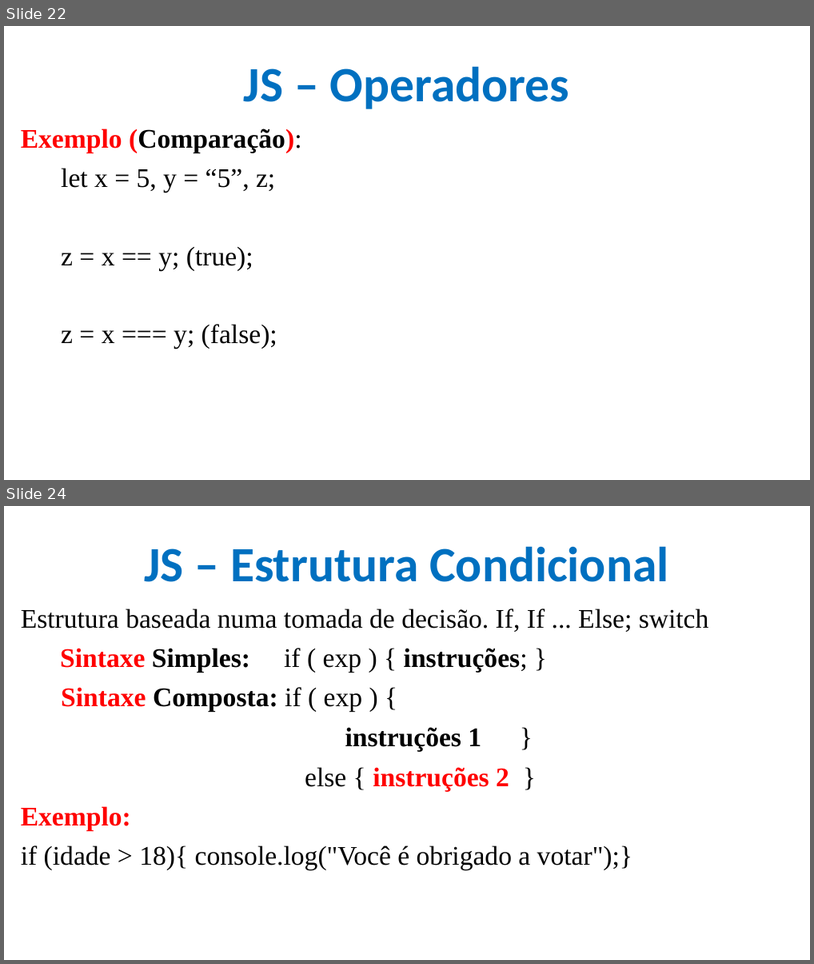
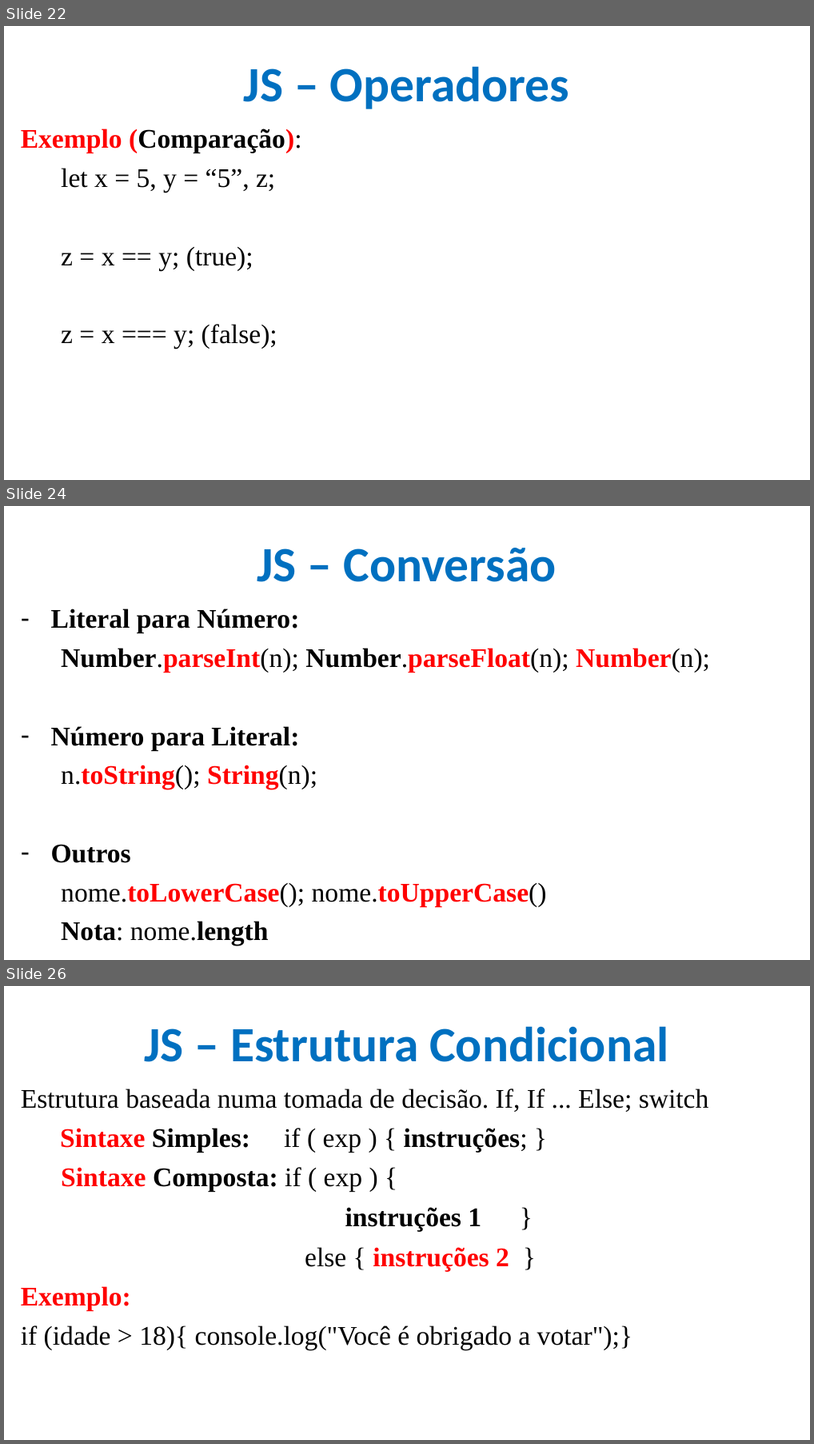
Before and after one commit to CloudEducationBrazil/WydenDesenvolvimentoWebPHP, a slide deck: 01 Classes/Aula 09 Desenvolvimento Web PHP - JS.pptx. Shown one above the other, each under a label of ours: slides 22 and 24 before the commit, slides 22, 24 and 26 after it; the slides between them are not shown. The pictures are 814x964 and 814x1444 pixels, drawn with LibreOffice and Linux fonts; fonts in the diff are those of the drawing; background and template pictures are left out. Boxes give left, top, right and bottom in pixels: in the first picture for what was removed or moved away, otherwise in the second. Text is boxed around its words. In the diff, an @@ line names an element or a change of style, - is before the commit and + after.

```diff
--- a/01 Classes/Aula 09 Desenvolvimento Web PHP - JS.pptx
+++ b/01 Classes/Aula 09 Desenvolvimento Web PHP - JS.pptx
@@ slide 24 added at [4,506,810,960], background picture (left out) @@
@@ title added at [257,548,557,582], 44 pt, text #0070C0, bold @@
+JS – Conversão
@@ text added at [51,608,710,945], 24 pt, text #000000, bold @@
+– Literal para Número:
+Number.parseInt(n); Number.parseFloat(n); Number(n);
+– Número para Literal:
+n.toString(); String(n);
+– Outros
+nome.toLowerCase(); nome.toUpperCase()
+Nota: nome.length
@@ what was slide 24 is now slide 26 @@
```
Also in this commit, not shown: 2 slides changed, 1 other slide added, 1 other file.
